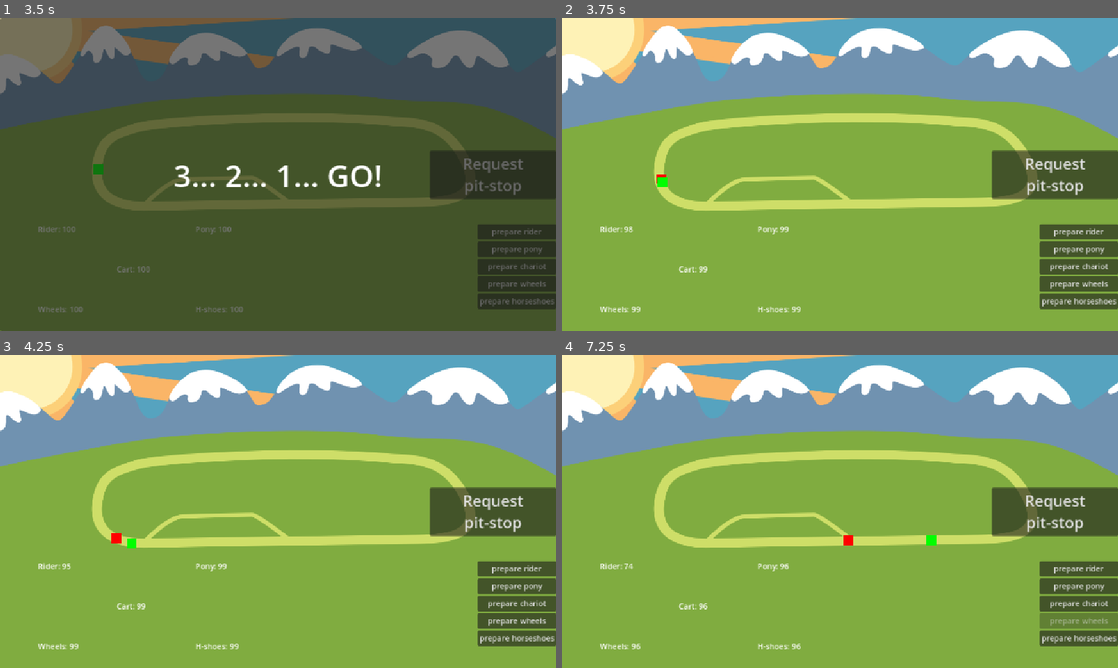
Above: before the commit, frames 1-4 (two rows, left to right).
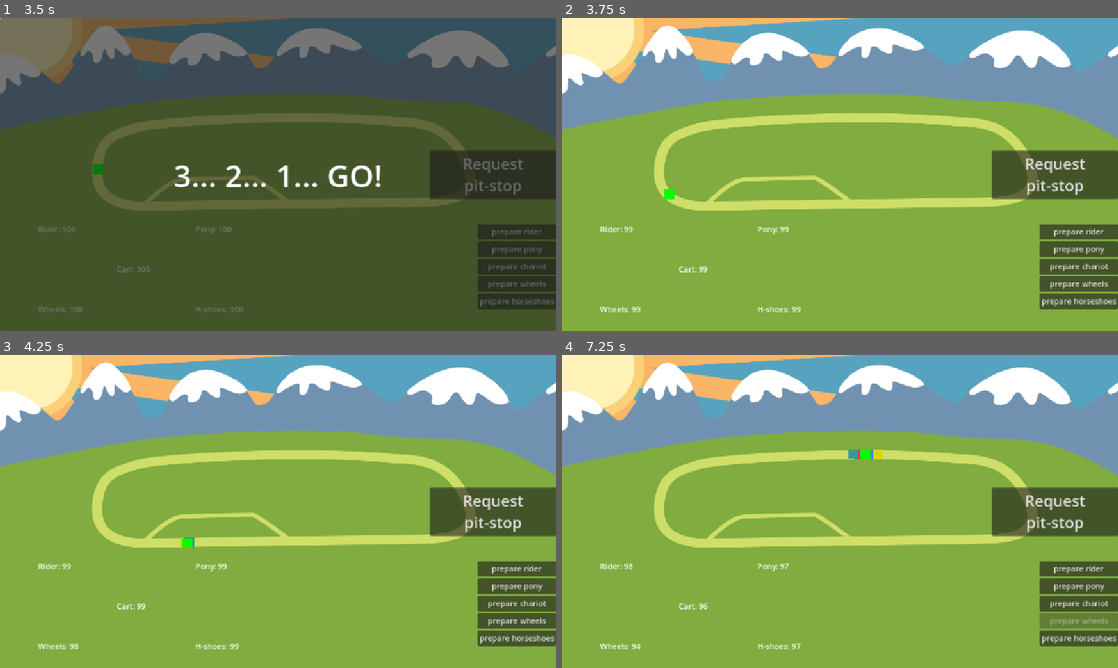
Above: after the commit, the same moments.

Repository: gams-n-such/GMTK2025
Game: Godot game, scene res://MainMenu/main_menu.tscn
The game is run twice, just before and just after one commit, with the same random seed, the same clock (stepped at 60 frames per second) and the same inputs.
Inputs:
- Up to frame 1 (3.5 s): click "Play" at 0.5 s; click "Request pit-stop" at 1.25 s; click "prepare rider" at 2 s; click "prepare pony" at 2.75 s
- Up to frame 2 (3.75 s): click "prepare chariot" at 3.5 s
- Up to frame 3 (4.25 s): no input
- Up to frame 4 (7.25 s): click "prepare wheels" at 4.25 s; click "press me 3 times" at 5 s; click "press me 2 times" at 5.75 s; click "press me 1 times" at 6.5 s

Frame 1 is identical in both runs. In frame 2, 0.1% of the frame differs, in the area x 11-21%, y 50-69%; in frame 3, 0.2%; in frame 4, 0.4%, in the area x 11-68%, y 30-94%.

Commit message:
GAME DESIGN!

Diff:
--- a/Testing/test_player.tres
+++ b/Testing/test_player.tres
@@ -4,8 +4,8 @@
 
 [resource]
 script = ExtResource("1_a5kal")
-speed = 10.0
-limp_speed = 1.0
+speed = 20.0
+limp_speed = 3.0
 parts_durability = Dictionary[int, float]({
 0: 100.0,
 1: 100.0,
@@ -14,10 +14,10 @@
 4: 100.0
 })
 parts_decay_speed = Dictionary[int, float]({
-0: 7.0,
-1: 1.0,
+0: 0.5,
+1: 0.7,
 2: 1.0,
-3: 1.0,
-4: 1.0
+3: 1.5,
+4: 0.6
 })
 metadata/_custom_type_script = "uid://8i5np0vgso3l"
--- a/Testing/test_race.tres
+++ b/Testing/test_race.tres
@@ -16,26 +16,26 @@
 [sub_resource type="Resource" id="Resource_r5qmt"]
 script = ExtResource("3_tubtr")
 name = "Anon"
-color = Color(1, 0, 0, 1)
+color = Color(0.796111, 0.422565, 5.77569e-07, 1)
 metadata/_custom_type_script = "uid://q01tfoh4eyqt"
 
 [sub_resource type="Resource" id="Resource_sd6hr"]
 script = ExtResource("4_d0sdk")
-speed = 7.0
-limp_speed = 1.0
-parts_durability = Dictionary[int, float]({
-0: 100.0,
-1: 100.0,
-2: 100.0,
-3: 100.0,
-4: 100.0
-})
-parts_decay_speed = Dictionary[int, float]({
-0: 1.0,
-1: 1.0,
-2: 1.0,
-3: 1.0,
-4: 1.0
+speed = 20.0
+limp_speed = 3.0
+parts_durability = Dictionary[int, float]({
+0: 100.0,
+1: 100.0,
+2: 100.0,
+3: 100.0,
+4: 100.0
+})
+parts_decay_speed = Dictionary[int, float]({
+0: 0.5,
+1: 0.7,
+2: 1.0,
+3: 1.5,
+4: 0.6
 })
 metadata/_custom_type_script = "uid://8i5np0vgso3l"
 
@@ -46,10 +46,166 @@
 racer_config = SubResource("Resource_sd6hr")
 metadata/_custom_type_script = "uid://b406rglj2h4rc"
 
+[sub_resource type="Resource" id="Resource_fvnyd"]
+script = ExtResource("2_i43qv")
+ai_hp_level_for_pit_stop = 30.0
+ai_pit_duration = 3.0
+metadata/_custom_type_script = "uid://ck4owvald5kfg"
+
+[sub_resource type="Resource" id="Resource_tg87x"]
+script = ExtResource("3_tubtr")
+name = "Anon"
+color = Color(0.926355, 0.158302, 0.542162, 1)
+metadata/_custom_type_script = "uid://q01tfoh4eyqt"
+
+[sub_resource type="Resource" id="Resource_ewett"]
+script = ExtResource("4_d0sdk")
+speed = 20.2
+limp_speed = 3.0
+parts_durability = Dictionary[int, float]({
+0: 100.0,
+1: 100.0,
+2: 100.0,
+3: 100.0,
+4: 100.0
+})
+parts_decay_speed = Dictionary[int, float]({
+0: 0.5,
+1: 0.7,
+2: 1.0,
+3: 1.5,
+4: 0.6
+})
+metadata/_custom_type_script = "uid://8i5np0vgso3l"
+
+[sub_resource type="Resource" id="Resource_kj21h"]
+script = ExtResource("1_kj21h")
+id = SubResource("Resource_tg87x")
+ai_config = SubResource("Resource_fvnyd")
+racer_config = SubResource("Resource_ewett")
+metadata/_custom_type_script = "uid://b406rglj2h4rc"
+
+[sub_resource type="Resource" id="Resource_h26me"]
+script = ExtResource("2_i43qv")
+ai_hp_level_for_pit_stop = 30.0
+ai_pit_duration = 3.0
+metadata/_custom_type_script = "uid://ck4owvald5kfg"
+
+[sub_resource type="Resource" id="Resource_h057m"]
+script = ExtResource("3_tubtr")
+name = "Anon"
+color = Color(0.210156, 0.604995, 0.57979, 1)
+metadata/_custom_type_script = "uid://q01tfoh4eyqt"
+
+[sub_resource type="Resource" id="Resource_k75ws"]
+script = ExtResource("4_d0sdk")
+speed = 20.4
+limp_speed = 3.0
+parts_durability = Dictionary[int, float]({
+0: 100.0,
+1: 100.0,
+2: 100.0,
+3: 100.0,
+4: 100.0
+})
+parts_decay_speed = Dictionary[int, float]({
+0: 0.5,
+1: 0.7,
+2: 1.0,
+3: 1.5,
+4: 0.6
+})
+metadata/_custom_type_script = "uid://8i5np0vgso3l"
+
+[sub_resource type="Resource" id="Resource_i43qv"]
+script = ExtResource("1_kj21h")
+id = SubResource("Resource_h057m")
+ai_config = SubResource("Resource_h26me")
+racer_config = SubResource("Resource_k75ws")
+metadata/_custom_type_script = "uid://b406rglj2h4rc"
+
+[sub_resource type="Resource" id="Resource_tx7qy"]
+script = ExtResource("2_i43qv")
+ai_hp_level_for_pit_stop = 30.0
+ai_pit_duration = 3.0
+metadata/_custom_type_script = "uid://ck4owvald5kfg"
+
+[sub_resource type="Resource" id="Resource_y34p5"]
+script = ExtResource("3_tubtr")
+name = "Anon"
+color = Color(0.313714, 0.508588, 0.949058, 1)
+metadata/_custom_type_script = "uid://q01tfoh4eyqt"
+
+[sub_resource type="Resource" id="Resource_sk4db"]
+script = ExtResource("4_d0sdk")
+speed = 19.8
+limp_speed = 3.0
+parts_durability = Dictionary[int, float]({
+0: 100.0,
+1: 100.0,
+2: 100.0,
+3: 100.0,
+4: 100.0
+})
+parts_decay_speed = Dictionary[int, float]({
+0: 0.5,
+1: 0.7,
+2: 1.0,
+3: 1.5,
+4: 0.6
+})
+metadata/_custom_type_script = "uid://8i5np0vgso3l"
+
+[sub_resource type="Resource" id="Resource_tubtr"]
+script = ExtResource("1_kj21h")
+id = SubResource("Resource_y34p5")
+ai_config = SubResource("Resource_tx7qy")
+racer_config = SubResource("Resource_sk4db")
+metadata/_custom_type_script = "uid://b406rglj2h4rc"
+
+[sub_resource type="Resource" id="Resource_vl3a1"]
+script = ExtResource("2_i43qv")
+ai_hp_level_for_pit_stop = 30.0
+ai_pit_duration = 3.0
+metadata/_custom_type_script = "uid://ck4owvald5kfg"
+
+[sub_resource type="Resource" id="Resource_vl610"]
+script = ExtResource("3_tubtr")
+name = "Anon"
+color = Color(0.844867, 0.844867, 7.70092e-07, 1)
+metadata/_custom_type_script = "uid://q01tfoh4eyqt"
+
+[sub_resource type="Resource" id="Resource_au3va"]
+script = ExtResource("4_d0sdk")
+speed = 19.6
+limp_speed = 3.0
+parts_durability = Dictionary[int, float]({
+0: 100.0,
+1: 100.0,
+2: 100.0,
+3: 100.0,
+4: 100.0
+})
+parts_decay_speed = Dictionary[int, float]({
+0: 0.5,
+1: 0.7,
+2: 1.0,
+3: 1.5,
+4: 0.6
+})
+metadata/_custom_type_script = "uid://8i5np0vgso3l"
+
+[sub_resource type="Resource" id="Resource_d0sdk"]
+script = ExtResource("1_kj21h")
+id = SubResource("Resource_vl610")
+ai_config = SubResource("Resource_vl3a1")
+racer_config = SubResource("Resource_au3va")
+metadata/_custom_type_script = "uid://b406rglj2h4rc"
+
 [resource]
 script = ExtResource("1_08443")
-num_laps = 2
+num_laps = 20
 track = ExtResource("2_hdvsc")
 enable_ai_racers = true
-ai_racers = Array[ExtResource("1_kj21h")]([SubResource("Resource_5nl0c")])
+ai_racers = Array[ExtResource("1_kj21h")]([SubResource("Resource_5nl0c"), SubResource("Resource_kj21h"), SubResource("Resource_i43qv"), SubResource("Resource_tubtr"), SubResource("Resource_d0sdk")])
 metadata/_custom_type_script = "uid://cqrmf2l5iinyp"
Not shown: 1 places in Testing/test_race.tres that only renumber resources
